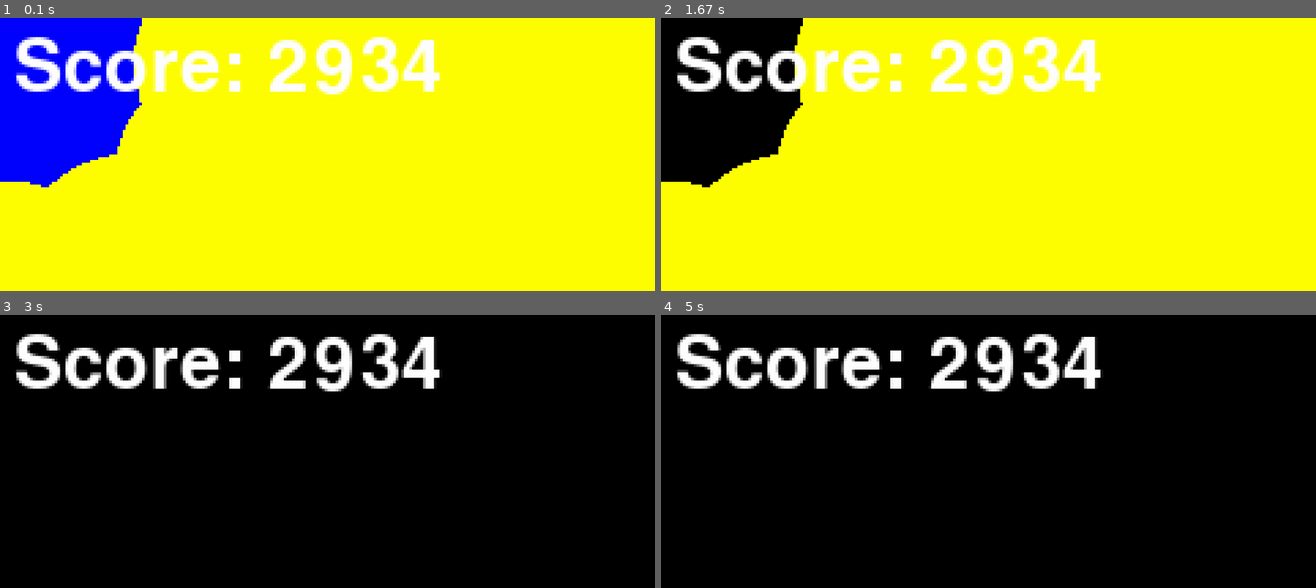
Above: before the commit, frames 1-4 (two rows, left to right).
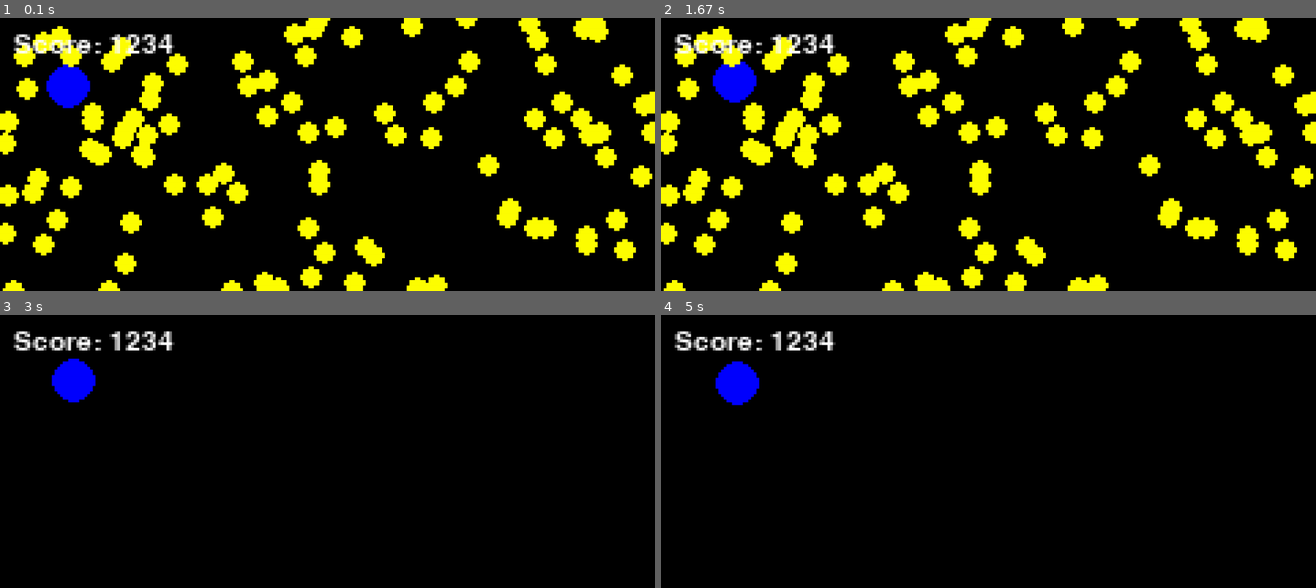
Above: after the commit, the same moments.

Repository: srjilarious/pygames
Game: pygame game, started from g2/game.py
Same seed, same stepped clock (60 frames per second), same inputs: the game is played once before the commit and once after it.
Inputs:
- Up to frame 1 (0.1 s): no input
- Up to frame 2 (1.67 s): hold Enter 0.33-0.8 s; hold Right 0.33-0.8 s; hold Right 0.83-1.3 s; hold Up 1.33-1.63 s
- Up to frame 3 (3 s): hold Right 1.67-2.13 s; tap C at 1.82 s; hold Left 2.17-2.7 s; hold Down from 2.73 s (still down)
- Up to frame 4 (5 s): release Down at 3.03 s; hold Left 3.07-3.47 s; tap C at 3.22, 4.72 s; hold Up 3.5-3.87 s; hold Right 3.9-4.53 s; hold Down 4.57-4.93 s; hold Left from 4.97 s (still down)

The runs differ from the first frame. In frame 1, 87% of the frame differs, in the area x 0-100%, y 0-100%; in frame 2, 81%; in frame 3, 7.2%; in frame 4, 7.3%.

Commit message:
Fixed sizing and added bounds to g2.

Diff:
--- a/g2/game.py
+++ b/g2/game.py
@@ -11,19 +11,20 @@
 ScreenHeight = 100
 PlayerStartX = 25
 PlayerStartY = 25
+
 class GameContext:
     def __init__(self):
         # Set up the drawing window
         self.screen = pygame.display.set_mode([WindowWidth, WindowHeight], flags=HWSURFACE|DOUBLEBUF|RESIZABLE)
         self.off_screen = pygame.surface.Surface((ScreenWidth, ScreenHeight))
 
-        self.font = pygame.font.Font(None, 40)
+        self.font = pygame.font.Font(None, 15)
         self.running = True
         self.player_x = PlayerStartX
         self.player_y = PlayerStartY
-        self.player_radius = 50
+        self.player_radius = 8
         self.player_radius_sq = self.player_radius**2
-        self.dot_radius = 40
+        self.dot_radius = 4
         self.dot_radius_sq = self.dot_radius**2
         self.score = 1234
         self.dots = []
@@ -43,16 +44,16 @@
         pressed_keys = pygame.key.get_pressed()
 
         if pressed_keys[K_UP]:
-            self.player_y = max(-2*ScreenHeight, self.player_y - 1)
+            self.player_y = max(self.player_radius, self.player_y - 0.1)
         if pressed_keys[K_DOWN]:
-            self.player_y = min(self.player_y + 1,  2*ScreenHeight)
+            self.player_y = min(self.player_y + 0.1,  ScreenHeight - self.player_radius)
         if pressed_keys[K_LEFT]:
-            self.player_x = max(-2*ScreenHeight, self.player_x - 1)
+            self.player_x = max(self.player_radius, self.player_x - 0.1)
         if pressed_keys[K_RIGHT]:
-            self.player_x = min(self.player_x + 1, 2*ScreenHeight)
+            self.player_x = min(self.player_x + 0.1, ScreenWidth - self.player_radius)
         if pressed_keys[K_RETURN]:
-            self.player_x = 250
-            self.player_y = 250
+            self.player_x = PlayerStartX
+            self.player_y = PlayerStartY
         if pressed_keys[K_h]:
             self.create_dot()
         if pressed_keys[K_c]:
